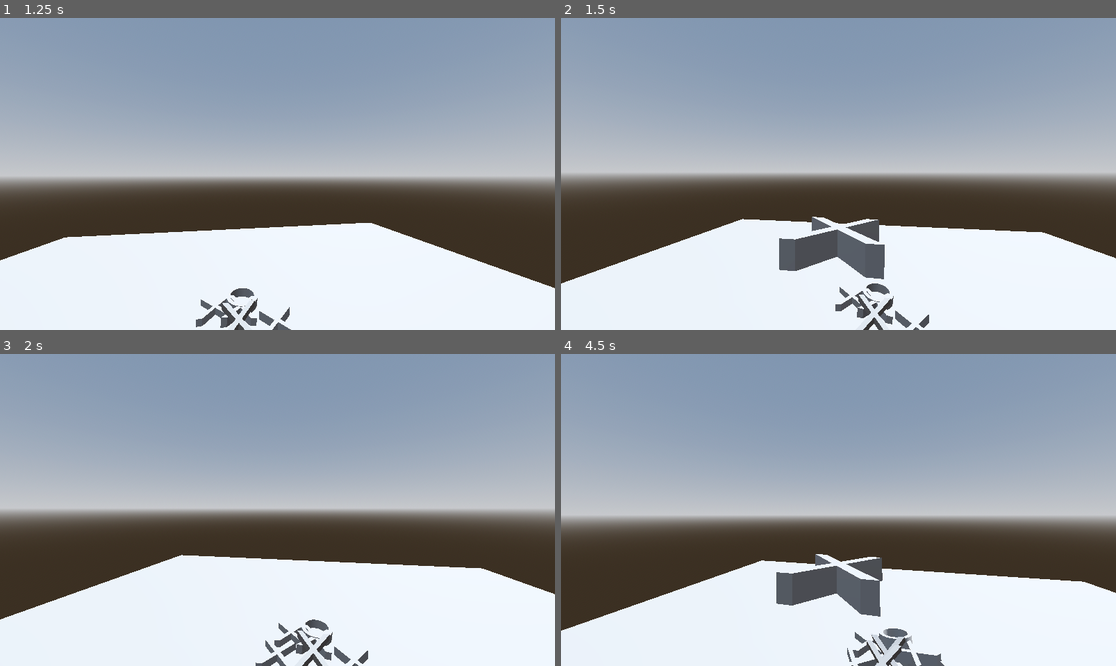
Above: before the commit, frames 1-4 (two rows, left to right).
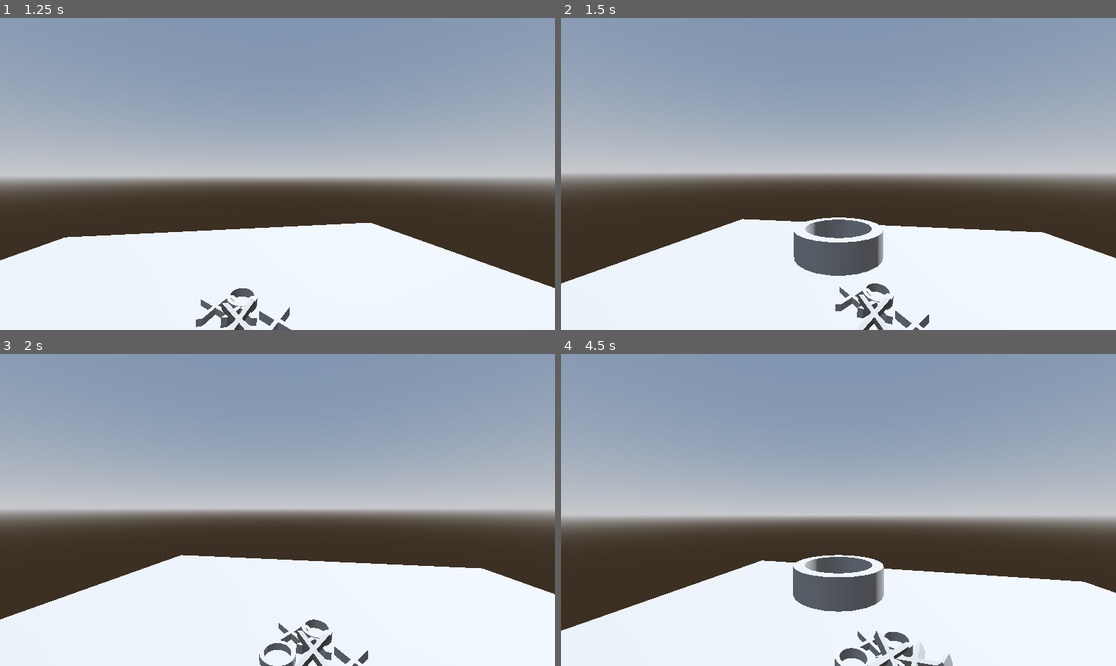
Above: after the commit, the same moments.

Repository: masteroftime/throw-tac-toe
Game: Godot game, scene res://src/level.tscn
The game is run twice, just before and just after one commit, with the same random seed, the same clock (stepped at 60 frames per second) and the same inputs.
Inputs (mouse positions are in pixels of both pictures, inside the frame that each line leads up to):
- Up to frame 1 (1.25 s): move the mouse to (305, 174) at 0.52 s; press the mouse at (305, 174) at 0.53 s
- Up to frame 2 (1.5 s): tap Enter at 1.25 s; move the mouse to (810, 174) at 1.27 s; release the mouse at (810, 174) at 1.28 s; click (810, 174) at 1.35 s
- Up to frame 3 (2 s): no input
- Up to frame 4 (4.5 s): tap Space at 2 s; move the mouse to (849, 503) at 2.02 s; press the mouse at (849, 503) at 2.03 s; move the mouse to (832, 516) at 2.77 s; release the mouse at (832, 516) at 2.78 s; click (832, 516) at 2.85 s; move the mouse to (877, 513) at 3.52 s; press the mouse at (877, 513) at 3.53 s; move the mouse to (794, 506) at 4.27 s; release the mouse at (794, 506) at 4.28 s; click (794, 506) at 4.35 s

Frame 1 is identical in both runs. In frame 2, 1.5% of the frame differs, in the area x 39-59%, y 63-84%; in frame 3, 0.2%; in frame 4, 2.6%, in the area x 38-71%, y 64-100%.

Commit message:
Throw X and O in alternation

Diff:
--- a/src/player.gd
+++ b/src/player.gd
@@ -4,6 +4,11 @@
 const THROW_SPEED = 2
 
 const SymbolX = preload("res://src/symbol_x.tscn")
+const SymbolO = preload("res://src/symbol_o.tscn")
+
+enum { SYMBOL_X, SYMBOL_O }
+
+var current_symbol = SYMBOL_X
 
 @onready var camera = $Camera3D
 
@@ -16,7 +21,16 @@
 		camera.rotation.x = clamp(camera.rotation.x-event.relative.y * MOUSE_SENSITIVITY, -PI/4, PI/4)
 
 	if event.is_action_pressed("throw"):
-		var symbol = SymbolX.instantiate()
+		var symbol = get_current_symbol_instance()
 		symbol.position = global_position
 		symbol.linear_velocity = -camera.global_basis.z * THROW_SPEED
 		get_tree().root.add_child(symbol)
+
+
+func get_current_symbol_instance() -> Node:
+	if current_symbol == SYMBOL_X:
+		current_symbol = SYMBOL_O
+		return SymbolX.instantiate()
+	else:
+		current_symbol = SYMBOL_X
+		return SymbolO.instantiate()
